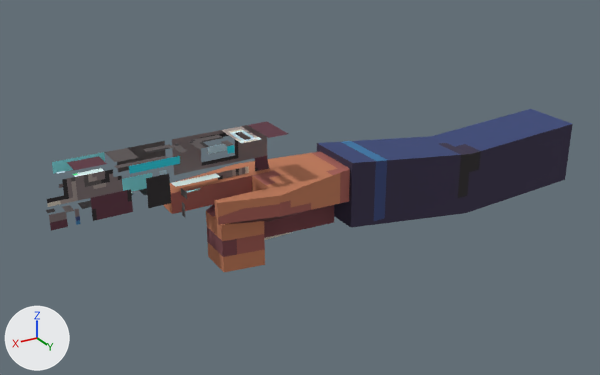
Two versions of the glTF model hud/gunarm.gltf, one commit apart.
Before and after are seen from a 50 mm lens placed at (0.562, 1.271, 1.074), pointed at (-0.327, -0.211, 0.333). The axes (+X, +Y, +Z) are drawn at lower left. The lights are the same throughout. The picture after the commit comes second. Where no turn or scale is listed for an object, it has been applied to the vertices. Vertices at exactly the same position are counted once.
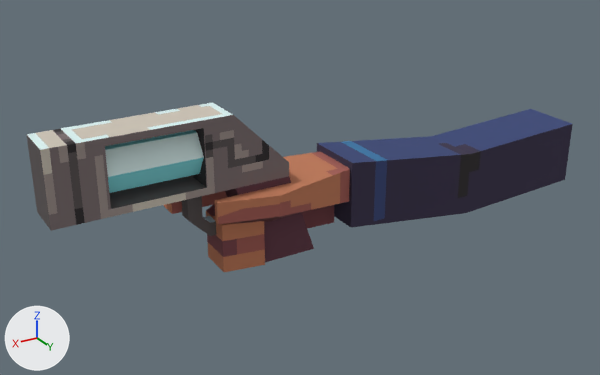
The change, as a diff of the scene's bpy script:
```diff
--- a/hud/gunarm.gltf.py
+++ b/hud/gunarm.gltf.py
@@ me_mesh_2 @@
 # used by ob_mesh_002; location = (0.0, 0.0, 0.251)
-me_mesh_2.from_pydata(...)  # 16 vertices, 28 faces; spans x -0.313..0.25, y -0.219..-0.125, z -0.031..0.25
+me_mesh_2.from_pydata(...)  # 16 vertices, 28 faces; spans x 0.109..0.25, y -0.25..-0.219, z -0.078..0.031
+# me_mesh_2 part 1: the whole mesh is rebuilt
 me_mesh_2.materials.append(mat_material_2)
@@ me_mesh_3 @@
 # used by ob_mesh_003; location = (-0.281, 0.062, 0.377)
-me_mesh_3.from_pydata(...)  # 16 vertices, 28 faces; spans x 0.1093..0.25, y -0.25..-0.2188, z -0.0783..0.031
+me_mesh_3.from_pydata(...)  # 52 vertices, 104 faces; spans x -0.3125..0.2503, y -0.2188..-0.125, z -0.0311..0.3126
+# me_mesh_3 part 2: the whole mesh is rebuilt
 me_mesh_3.materials.append(mat_material_2)
@@ me_mesh_4 @@
+me_mesh_4.from_pydata(...)  # 12 vertices, 20 faces; spans x -0.184..0.016, y -0.053..0.056, z -0.044..0.044
+me_mesh_4.materials.append(mat_material_2)
@@ ob_mesh_002 @@
 ob_mesh_002 = bpy.data.objects.new('mesh.002', me_mesh_2)
-ob_mesh_002.location = (0.0, 0.0, 0.251)
+ob_mesh_002.location = (-0.281, 0.062, 0.377)
@@ ob_mesh_003 @@
 ob_mesh_003 = bpy.data.objects.new('mesh.003', me_mesh_3)
-ob_mesh_003.location = (-0.281, 0.062, 0.377)
+ob_mesh_003.location = (0.0, 0.0, 0.251)
@@ ob_mesh_004 @@
+ob_mesh_004 = bpy.data.objects.new('mesh.004', me_mesh_4)
+ob_mesh_004.location = (0.122, -0.188, 0.486)
```

Where the change shows, as pixel boxes (x1, y1, x2, y2) in the pictures (600 x 375 px):
'mesh.003', reshaped, moved
    before: (181, 188, 200, 217)
    after: (26, 102, 314, 262)
'mesh.002', reshaped, moved
    before: (46, 121, 293, 240)
    after: (182, 196, 216, 236)
'mesh.004', added
    after: (105, 130, 204, 193)
